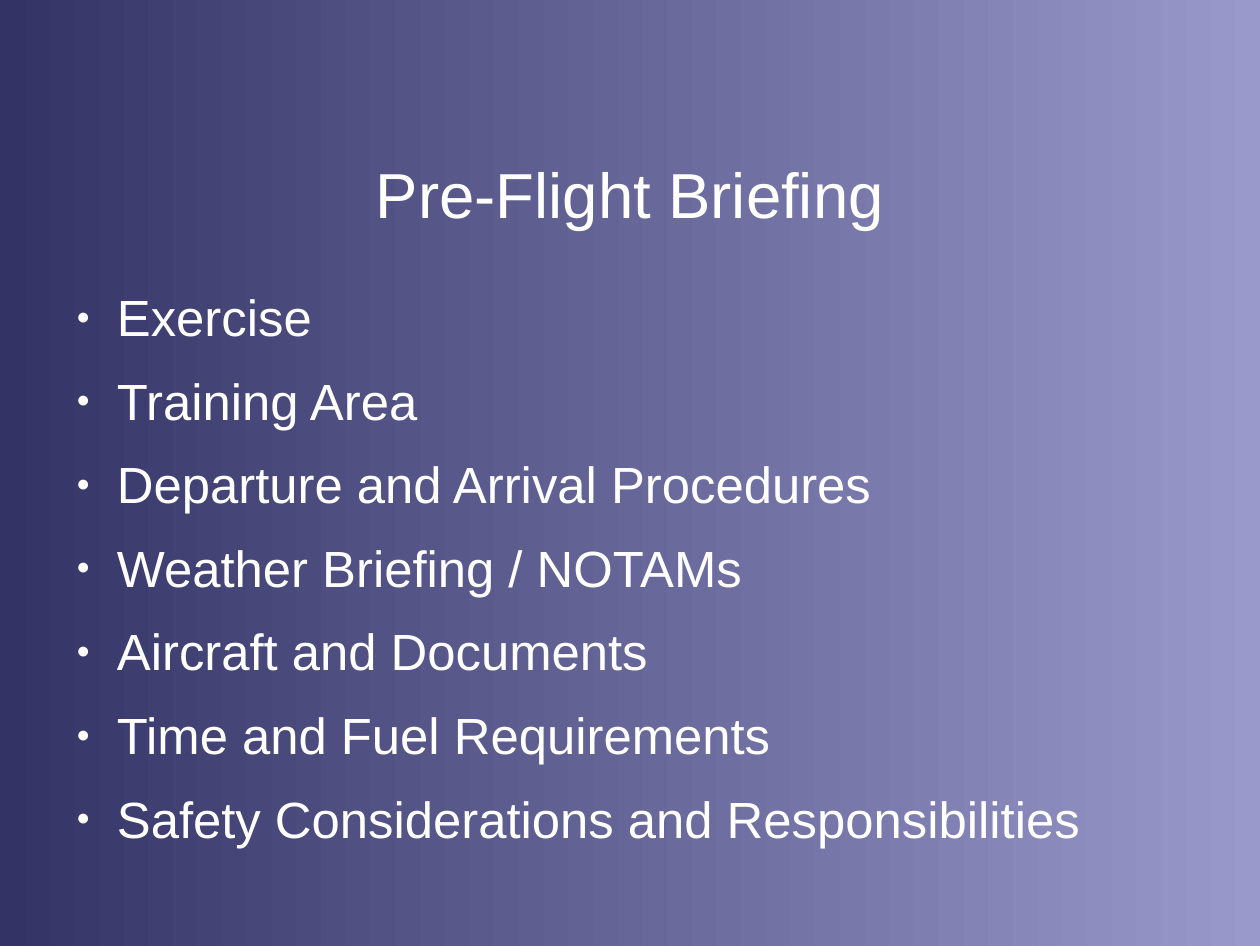
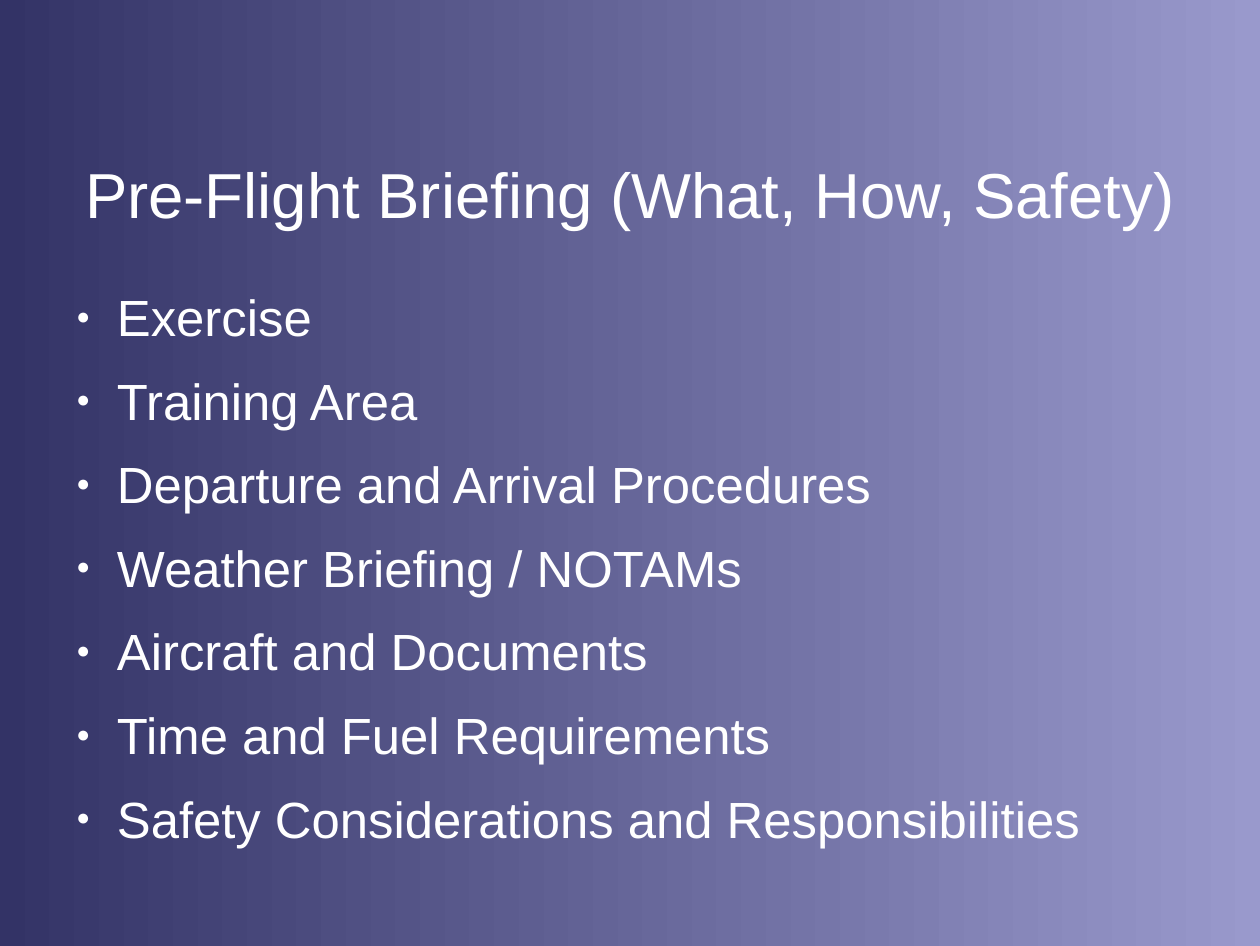
Before and after one commit to stephanheinemann/flight, a slide deck: slide 5 of FI/Introduction/IntroQuestions.odp. Drawn at 1260x946 pixels with LibreOffice and Linux fonts; fonts in the diff are those of the drawing; background and template pictures are left out. Boxes give left, top, right and bottom in pixels: in the first picture for what was removed or moved away, otherwise in the second. Text is boxed around its words. In the diff, an @@ line names an element or a change of style, - is before the commit and + after.

Commit message:
reviewed presentations

```diff
--- a/FI/Introduction/IntroQuestions.odp
+++ b/FI/Introduction/IntroQuestions.odp
@@ title at bbox=[85, 172, 1174, 230]: text changed @@
-Pre-Flight Briefing
+Pre-Flight Briefing (What, How, Safety)
```
Also in this commit, not shown: 1 other file.
